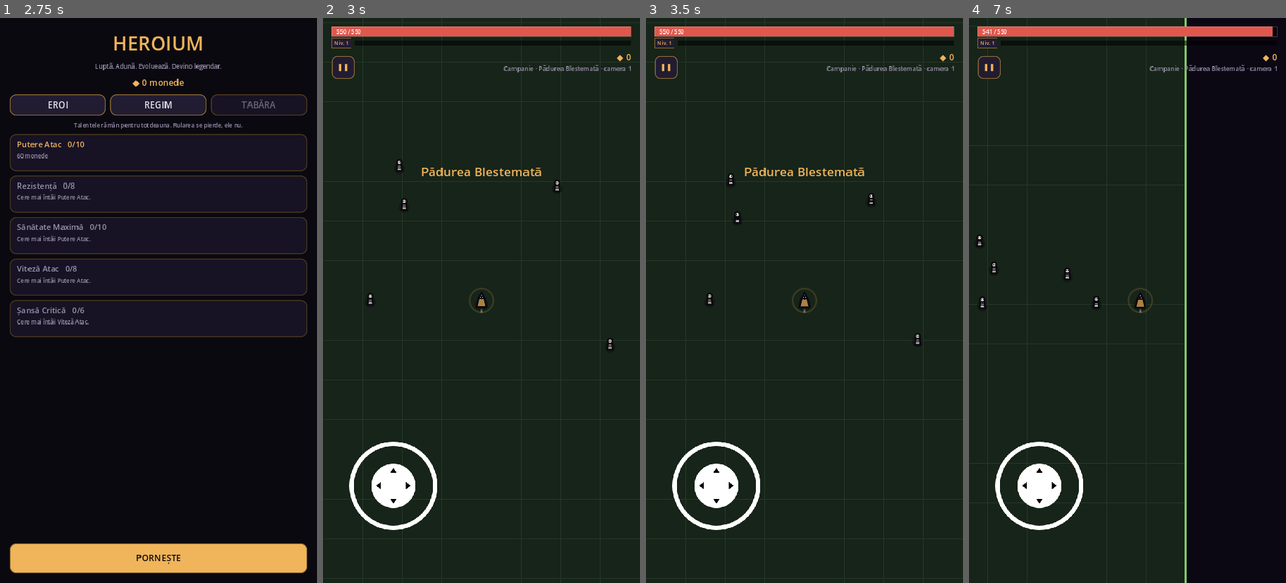
Above: before the commit, frames 1-4 (left to right).
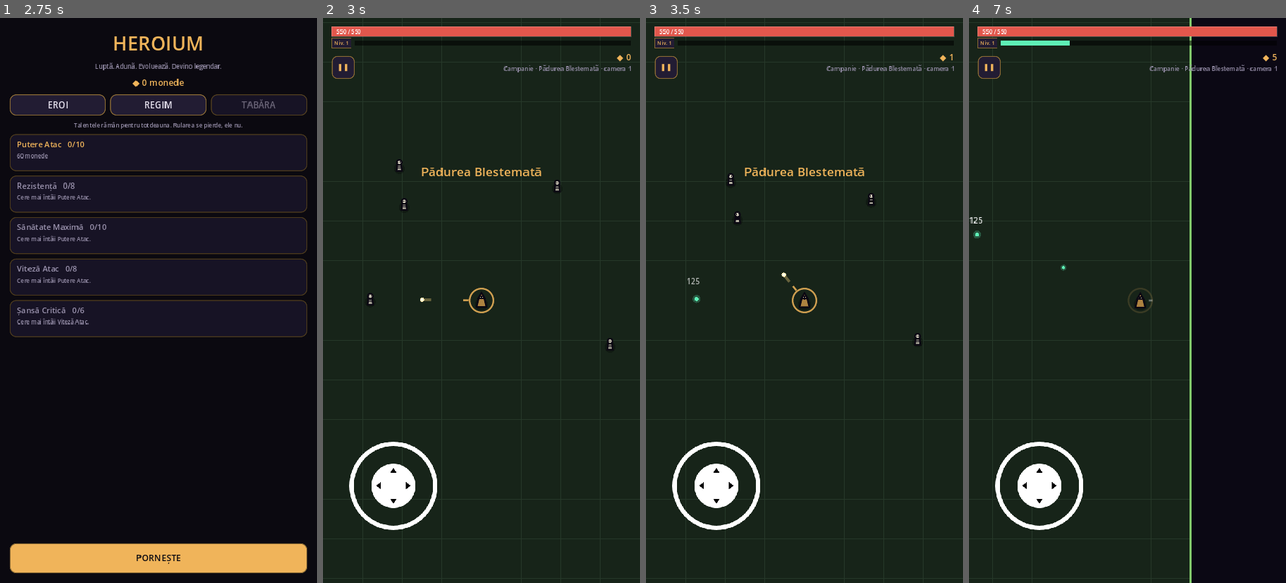
Above: after the commit, the same moments.

Repository: nistordaniel06-cpu/termux-ai-setup
Game: Godot game, scene res://scenes/ui/main_menu.tscn
The game is run twice, just before and just after one commit, with the same random seed, the same clock (stepped at 60 frames per second) and the same inputs.
Inputs (mouse positions are in pixels of both pictures, inside the frame that each line leads up to):
- Up to frame 1 (2.75 s): click "REGIM" at 0.5 s; click "EROI" at 1.25 s; click "TABĂRA" at 2 s
- Up to frame 2 (3 s): click "PORNEȘTE" at 2.75 s
- Up to frame 3 (3.5 s): no input
- Up to frame 4 (7 s): click "❚❚" at 3.5 s; click "CONTINUĂ" at 4.25 s; move the mouse to (1197, 272) at 5.02 s; hold D (move_right) 5.03-5.75 s; click (1197, 272) at 5.17 s; drag from (1064, 328) to (1111, 413) at 5.77 s; move the mouse to (1159, 176) at 6.52 s; hold D (move_right) from 6.53 s (still down)

Frame 1 is identical in both runs. In frame 2, 0.1% of the frame differs, in the area x 30-54%, y 47-53%; in frame 3, 0.2%; in frame 4, 2.7%, in the area x 0-98%, y 0-100%.
Error before the commit: Invalid call. Nonexistent function 'set_manual_aim' in base 'Node2D (HeroCombat)'. (res://scripts/hero/hero.gd:113)

Commit message:
Support manual and continuous attack controls

Diff:
--- a/games/heroium/scripts/hero/hero_combat.gd
+++ b/games/heroium/scripts/hero/hero_combat.gd
@@ -1,10 +1,5 @@
 class_name HeroCombat
 extends Node2D
-
-## Tintirea automata si tragerea eroului.
-##
-## Nu decide singur DACA are voie sa traga - Hero ii spune prin `set_can_attack()`,
-## dupa regula "te misti sau ataci". Aici se rezolva doar pe cine si cu ce.
 
 signal fired(target: Node2D)
 signal ability_gained(ability: Ability)
@@ -13,44 +8,55 @@
 @export var projectile_scene: PackedScene
 
 var abilities: Array[Ability] = []
-## Tinta pe care e fixat eroul acum, sau null. Citita si de Hero, ca sa deseneze
-## sageata de tintire si intre doua trageri, nu doar in clipa lovirii.
 var current_target: Node2D = null
-## Nodul in care ajung proiectilele plecate. Arena il aseaza in `_ready`; trebuie
-## sa fie un nod care sta pe loc, altfel sagetile s-ar misca odata cu eroul.
 var projectile_container: Node = null
 
 var _hero: Hero
 var _stats: HeroStats
 var _can_attack: bool = false
 var _cooldown: float = 0.0
-
+var _manual_aim: Vector2 = Vector2.ZERO
+var _attack_once: bool = false
 
 func setup(hero: Hero, stats: HeroStats) -> void:
 	_hero = hero
 	_stats = stats
 
-
 func set_can_attack(value: bool) -> void:
 	_can_attack = value
 
+func set_manual_aim(direction: Vector2) -> void:
+	_manual_aim = direction
+
+func request_attack_once() -> void:
+	_attack_once = true
 
 func _physics_process(delta: float) -> void:
 	if _stats == null:
 		return
 
 	_cooldown = maxf(0.0, _cooldown - delta)
-	current_target = find_nearest_enemy() if _can_attack else null
+	current_target = find_nearest_enemy()
 
-	if not _can_attack or _cooldown > 0.0 or current_target == null:
+	if _attack_once:
+		_attack_once = false
+		if _cooldown <= 0.0 and current_target != null:
+			_fire_at(current_target)
+			_cooldown = _stats.attack_interval()
 		return
 
-	_fire_at(current_target)
+	if not _can_attack or _cooldown > 0.0:
+		return
+
+	if _manual_aim.length() > 0.15:
+		_fire_direction(_manual_aim.normalized(), current_target)
+	else:
+		if current_target == null:
+			return
+		_fire_at(current_target)
+
 	_cooldown = _stats.attack_interval()
 
-
-## Cel mai apropiat inamic aflat in raza de atac, sau null.
-## Compar distantele la patrat: acelasi rezultat, fara radical pe fiecare inamic.
 func find_nearest_enemy() -> Node2D:
 	var best: Node2D = null
 	var best_distance := _stats.attack_range * _stats.attack_range
@@ -66,8 +72,16 @@
 
 	return best
 
+func _fire_at(target: Node2D) -> void:
+	if target == null or not is_instance_valid(target):
+		return
+	var direction := global_position.direction_to(target.global_position)
+	_spawn_projectiles(direction, target)
 
-func _fire_at(target: Node2D) -> void:
+func _fire_direction(direction: Vector2, target: Node2D = null) -> void:
+	_spawn_projectiles(direction.normalized(), target)
+
+func _spawn_projectiles(direction: Vector2, target: Node2D = null) -> void:
 	if projectile_scene == null:
 		push_warning("HeroCombat fara projectile_scene - nu am ce trage.")
 		return
@@ -77,7 +91,7 @@
 		push_warning("HeroCombat fara loc unde sa lase proiectilele.")
 		return
 
-	var base_angle := global_position.angle_to_point(target.global_position)
+	var base_angle := direction.angle()
 	var count := maxi(1, _stats.projectile_count)
 	var spread := 0.14
 
@@ -90,16 +104,11 @@
 
 	fired.emit(target)
 
-
-## Arena spune unde merg proiectilele. Daca nimeni n-a spus, parintele eroului e
-## o rezerva buna: sta pe loc si traieste cat camera.
 func _projectile_container() -> Node:
 	if projectile_container != null and is_instance_valid(projectile_container):
 		return projectile_container
 	return _hero.get_parent() if _hero != null else null
 
-
-## Efectele care se aplica la impact, stranse din abilitatile luate.
 func _collect_hit_effects() -> Dictionary:
 	var effects := {"burn_dps": 0.0, "explosion_radius": 0.0}
 	for ability in abilities:
@@ -107,9 +116,6 @@
 		effects["explosion_radius"] = maxf(effects["explosion_radius"], ability.explosion_radius)
 	return effects
 
-
-## Adauga o abilitate. Daca formeaza o pereche cu una deja detinuta, cele doua
-## se transforma in evolutia lor (Perforantă + Meteor = Săgeată Explozivă).
 func add_ability(ability: Ability) -> void:
 	if ability == null:
 		return
